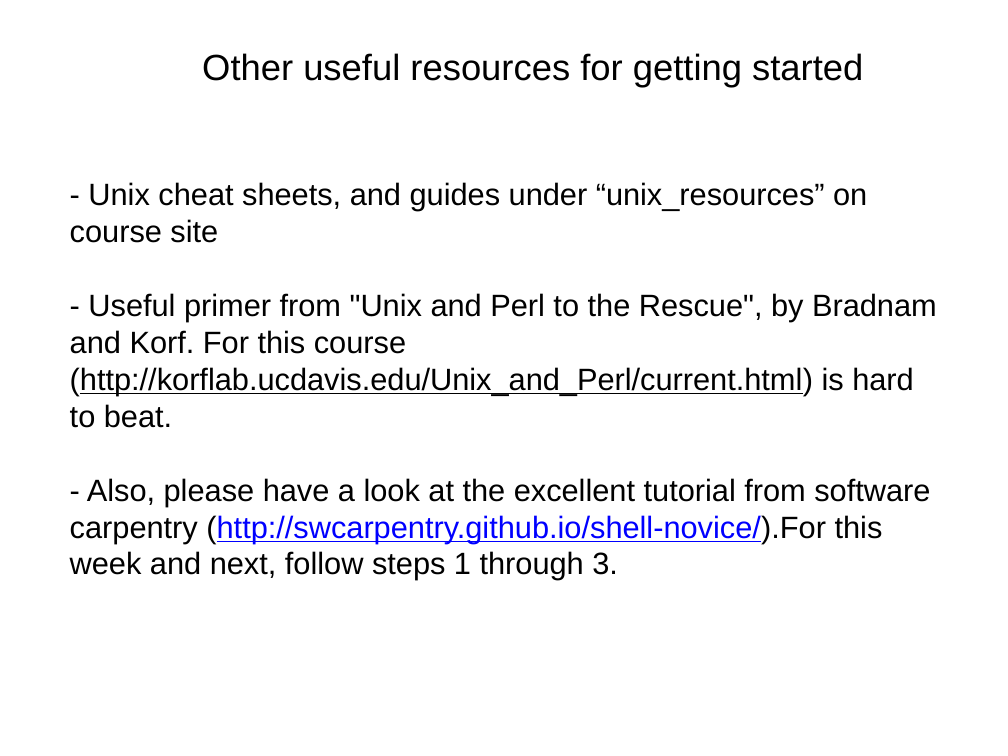
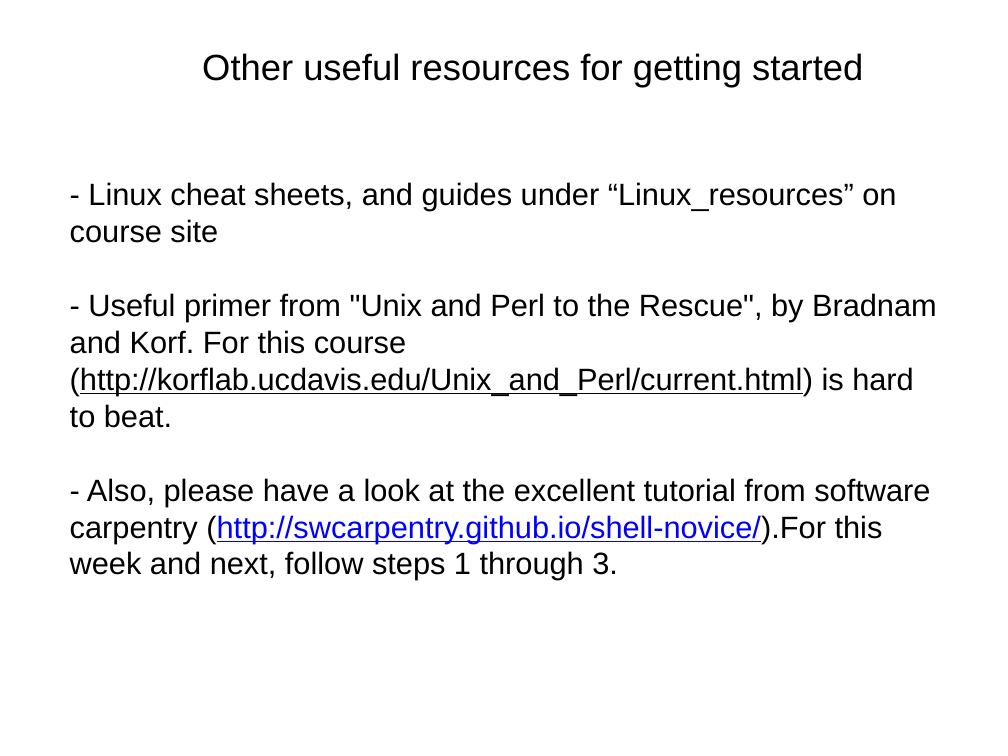
Before and after one commit to tparchman/F26_BIOL792, a slide deck: slide 20 of week1_LinuxI/week1b.pptx. Drawn at 1008x756 pixels with LibreOffice and Linux fonts; fonts in the diff are those of the drawing. Boxes give left, top, right and bottom in pixels: in the first picture for what was removed or moved away, otherwise in the second. Text is boxed around its words. In the diff, an @@ line names an element or a change of style, - is before the commit and + after.

```diff
--- a/week1_LinuxI/week1b.pptx
+++ b/week1_LinuxI/week1b.pptx
@@ text at [70, 182, 896, 243]: text changed @@
-- Unix cheat sheets, and guides under “unix_resources” on course site
+- Linux cheat sheets, and guides under “Linux_resources” on course site
```
Also in this commit, not shown: 4 other slides changed, 3 other files.
